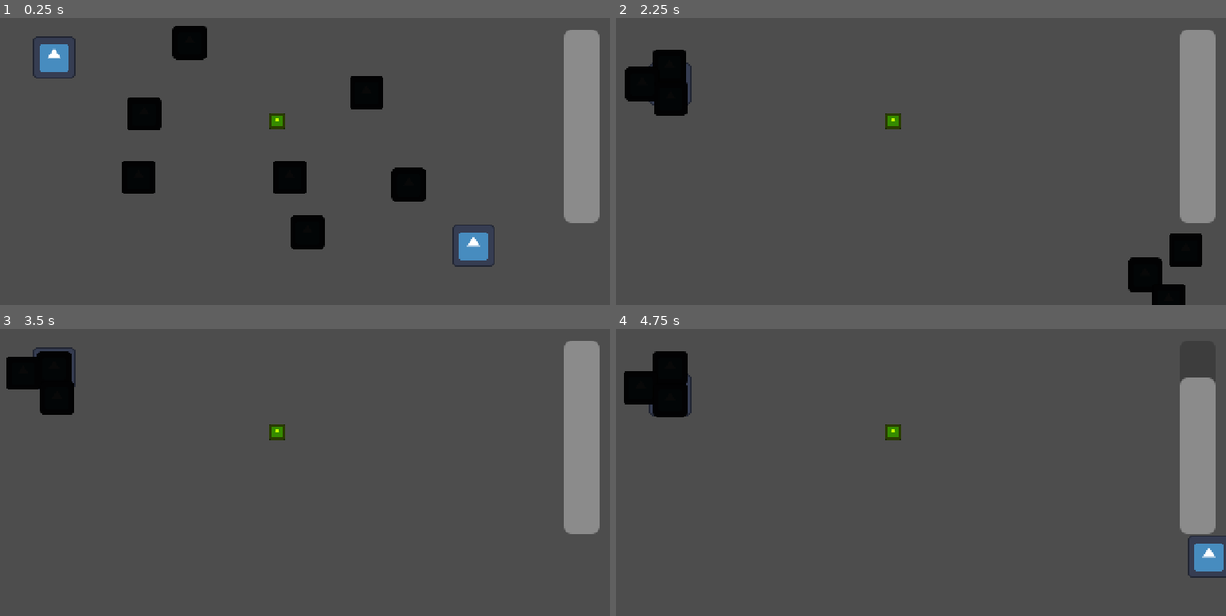
Above: before the commit, frames 1-4 (two rows, left to right).
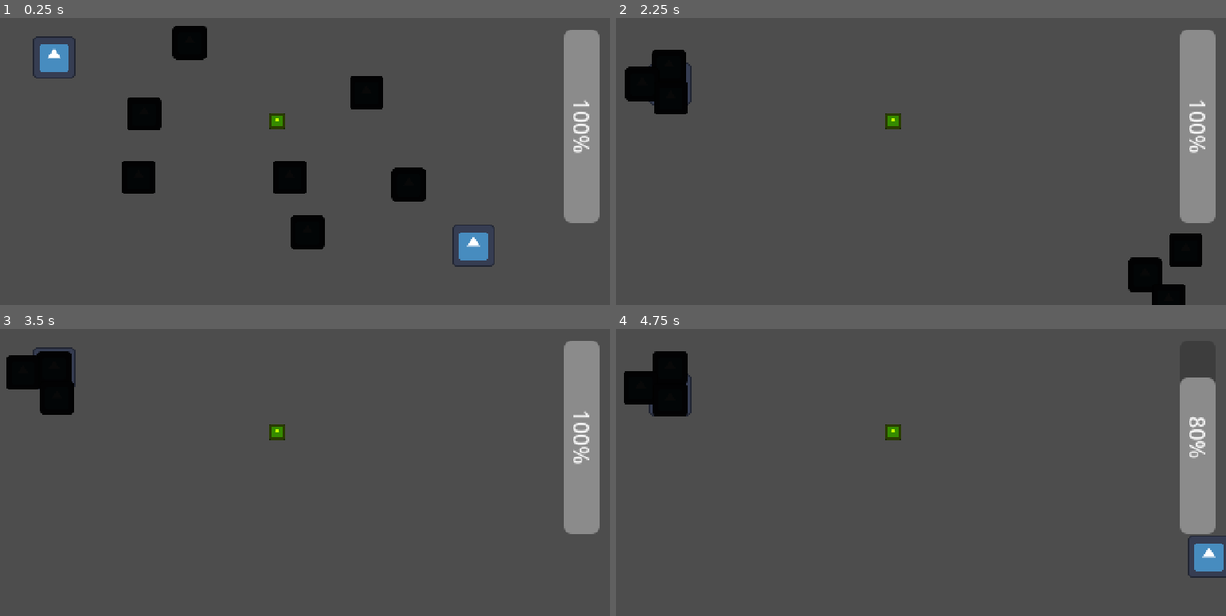
Above: after the commit, the same moments.

Repository: wall-daniel/AbyssalPixelJam9
Game: Godot game, scene res://Scenes/game.tscn
Two runs of this game, one before a commit and one after it. Both use one fixed random seed, a clock stepped at 60 frames per second and the inputs below. The engine's default icon, where the game draws it, is replaced by a stand-in: a white triangle on a blue panel in a dark square.
Inputs:
- Up to frame 1 (0.25 s): no input
- Up to frame 2 (2.25 s): hold Right (p1-right) 0.53-1.28 s; tap S (p2-down) at 0.6 s; hold Down (p1-down) 1.28-2.03 s; tap A (p2-left) at 1.35 s; hold Right (p1-right) from 2.03 s (still down); tap D (p2-right) at 2.1 s
- Up to frame 3 (3.5 s): release Right (p1-right) at 2.78 s; hold Up (p1-up) from 2.78 s (still down); tap W (p2-up) at 2.85 s
- Up to frame 4 (4.75 s): release Up (p1-up) at 3.53 s; hold Left (p1-left) from 3.53 s (still down); tap Space (zap) at 3.6 s; tap S (p2-down) at 4.35 s

The runs differ from the first frame. In frame 1, 0.2% of the frame differs, in the area x 93-97%, y 28-48%; in frame 2, 0.3%, in the area x 5-97%, y 11-48%; in frame 3, 0.2%; in frame 4, 0.2%.

Commit message:
Added drops? kind of

Diff:
--- a/Scenes/game.tscn
+++ b/Scenes/game.tscn
@@ -17,6 +17,11 @@
 
 [node name="Player1" parent="." instance=ExtResource("1_1c0dr")]
 position = Vector2(377, 225)
+
+[node name="Battery" type="Node2D" parent="."]
+
+[node name="Pickup" parent="Battery" instance=ExtResource("5_y8un4")]
+position = Vector2(229, 131)
 
 [node name="Enemies" type="Node2D" parent="."]
 
@@ -43,11 +48,6 @@
 [node name="Spawn7" parent="SpawnLocation" instance=ExtResource("5_er2mk")]
 position = Vector2(310, 162)
 
-[node name="Battery" type="Node2D" parent="."]
-
-[node name="Pickup" parent="Battery" instance=ExtResource("5_y8un4")]
-position = Vector2(229, 131)
-
 [connection signal="change_zap" from="Player2" to="UI" method="_on_player_2_change_zap"]
 [connection signal="change_zap" from="Player1" to="UI" method="_on_player_1_change_zap"]
 [connection signal="zap" from="Player1" to="." method="_on_player_1_zap"]
--- a/Scenes/ui.tscn
+++ b/Scenes/ui.tscn
@@ -21,4 +21,3 @@
 max_value = 5.0
 value = 5.0
 fill_mode = 1
-show_percentage = false
--- a/Scripts/enemy.gd
+++ b/Scripts/enemy.gd
@@ -8,6 +8,7 @@
 
 #get battery drop
 var battery_scene = preload("res://Scenes/pickup.tscn")
+@onready var battery_node = $"../../../Battery"
 
 func _physics_process(_delta):
 	if not is_stunned:
@@ -28,10 +29,19 @@
 func death():
 	queue_free()
 
+func drop():
+	randomize()
+	var drop_chance = randi_range(1,5)
+	if drop_chance == 5:
+		var battery = battery_scene.instantiate()
+		add_child(battery)
+		battery.reparent(battery_node)
+	death()
+
 func hit():
 	health -= 1
 	if health == 0:
-		death()
+		call_deferred("drop")
 	is_stunned = true
 	stuntime.start()
 
--- a/Scripts/spawn.gd
+++ b/Scripts/spawn.gd
@@ -1,4 +1,6 @@
 extends Marker2D
+
+@onready var enemies = $"../../Enemies"
 
 @onready var enemy = preload("res://Scenes/enemy.tscn")
 
@@ -11,3 +13,4 @@
 func spawn():
 	var spawn_enemy = enemy.instantiate()
 	add_child(spawn_enemy)
+	spawn_enemy.reparent(enemies)
Not shown: 2 places in Scenes/pickup.tscn that only renumber resources
